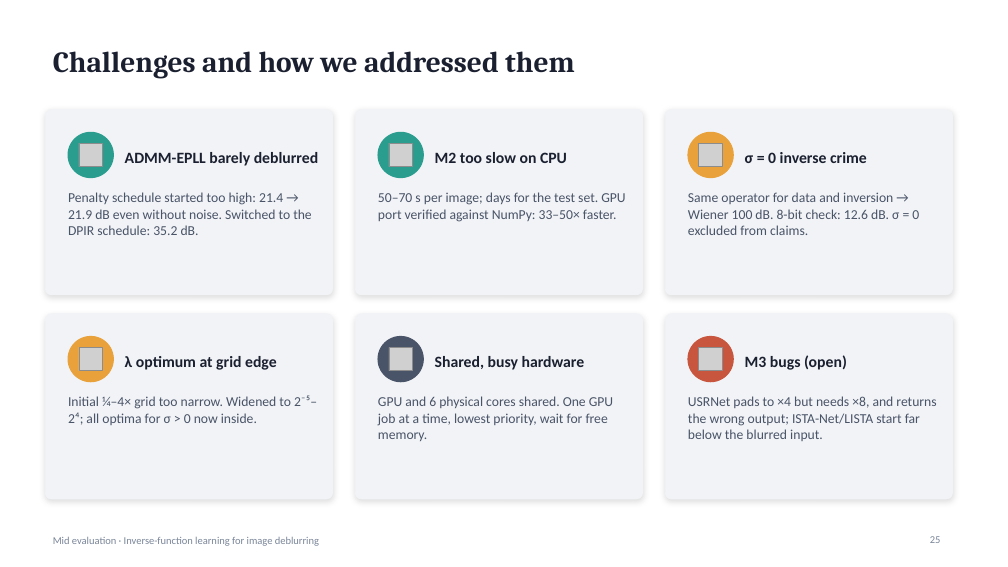
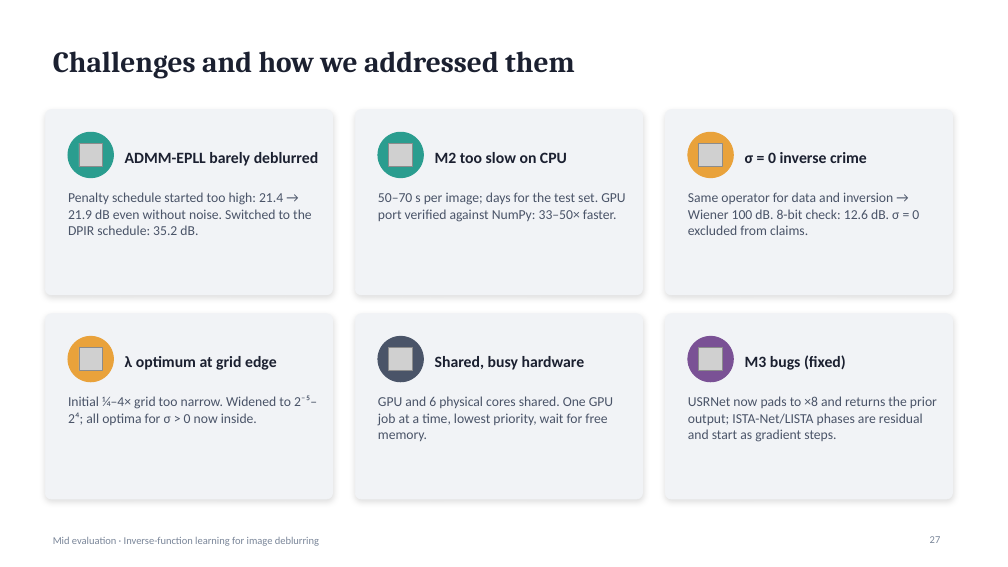
Before and after one commit to suryamanoj4/Inverse-Deblur, a slide deck: slide 27 of report/mid_evaluation.pptx (slide 25 before the commit). Drawn at 1008x567 pixels with LibreOffice and Linux fonts; fonts in the diff are those of the drawing; grey boxes stand for pictures. Boxes give left, top, right and bottom in pixels: in the first picture for what was removed or moved away, otherwise in the second. Text is boxed around its words. In the diff, an @@ line names an element or a change of style, - is before the commit and + after.

```diff
--- a/report/mid_evaluation.pptx
+++ b/report/mid_evaluation.pptx
@@ ellipse at [688,337,734,382]: fill #C8553D to #7A5195; outline #C8553D 1 pt to #7A5195 1 pt @@
@@ text at [745,355,846,370]: text changed @@
-M3 bugs (open)
+M3 bugs (fixed)
@@ text at [688,396,937,442]: text changed @@
-USRNet pads to ×4 but needs ×8, and returns the wrong output; ISTA-Net/LISTA start far below the blurred input.
+USRNet now pads to ×8 and returns the prior output; ISTA-Net/LISTA phases are residual and start as gradient steps.
```
Also in this commit, not shown: 12 other slides changed, 2 slides added, 4 other files.
